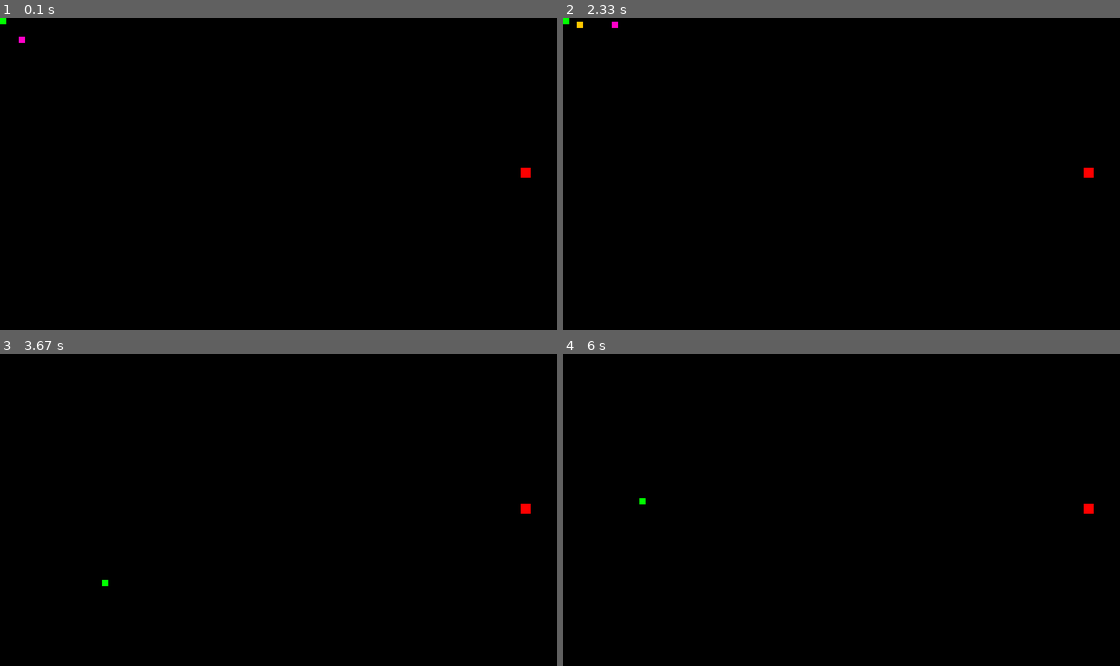
Above: before the commit, frames 1-4 (two rows, left to right).
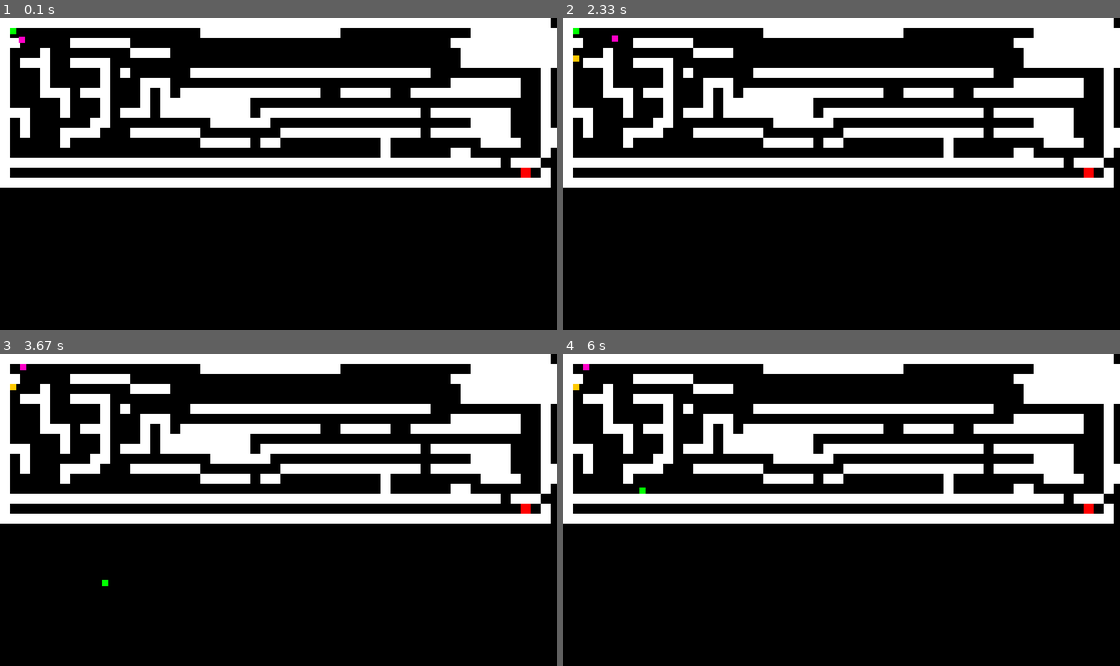
Above: after the commit, the same moments.

Repository: latuszek-piotr/gimnazjum-pygame
Game: pygame game, started from trening_kolizji.py
The game is run twice, just before and just after one commit, with the same random seed, the same clock (stepped at 60 frames per second) and the same inputs. The source is Python 2; it was converted automatically to run under Python 3.
Inputs (mouse positions are in pixels of both pictures, inside the frame that each line leads up to):
- Up to frame 1 (0.1 s): no input
- Up to frame 2 (2.33 s): hold D 0.33-0.8 s; hold W 0.83-1.13 s; hold Up 0.83-1.13 s; hold D 1.17-1.63 s; hold Right 1.17-1.63 s; hold A 1.67-2.2 s; hold Left 1.67-2.2 s; hold S from 2.23 s (still down); hold Down from 2.23 s (still down)
- Up to frame 3 (3.67 s): release S at 2.53 s; release Down at 2.53 s; hold A 2.57-2.97 s; hold Left 2.57-2.97 s; hold W 3-3.37 s; hold Up 3-3.37 s; click (105, 581) at 3.45 s
- Up to frame 4 (6 s): click (925, 400) at 3.78 s; click (1047, 619) at 4.12 s; click (908, 538) at 4.45 s; click (696, 394) at 4.78 s; click (852, 403) at 5.12 s; click (707, 447) at 5.45 s; click (640, 500) at 5.78 s

The runs differ from the first frame. In frame 1, 26% of the frame differs, in the area x 0-100%, y 0-55%; in frame 2, 26%; in frame 3, 26%; in frame 4, 26%.

Commit message:
przesuniecie gracza wedlug pakietu sieci

Diff:
--- a/heroesofpygame/main.py
+++ b/heroesofpygame/main.py
@@ -23,19 +23,19 @@
 screen = pygame.display.set_mode((1300, 650))
 
 net_connection = NetworkConnection()
-
-player1 = Wiktor()
-player2 = Dominik()
-player3 = Dawid()
-player4 = Piotr()
+players = {
+    "Wiktor":  Wiktor(),
+    "Dominik":  Dominik(),
+    "Dawid":  Dawid(),
+    "Piotr":  Piotr(),
+    }
+active_player = players["Wiktor"]
 
 flat1 = Flat(flat_1_data)
 
 all_objects = flat1.walls
-all_objects.append(player1)
-all_objects.append(player2)
-all_objects.append(player3)
-all_objects.append(player4)
+for player_name in players:
+    all_objects.append(players[player_name])
 
 running = True
 while running:
@@ -49,58 +49,70 @@
             running = False
 
     network_data = net_connection.receive()
+    # x=363, y=231, name=Wiktor
+
+    if network_data is not None:
+        parts = network_data.split(',')
+        #print parts
+        x = int(parts[0].split('=')[1])
+        y = int(parts[1].split('=')[1])
+        name = parts[2].split('=')[1]
+        if name != active_player.__class__.__name__:
+            moved_player = players[name]
+            moved_player.rect.x = x
+            moved_player.rect.y = y
 
     # Move the player if an arrow key is pressed
     key = pygame.key.get_pressed()
     if key[pygame.K_LEFT]:
-        nowa_pozycja = player1.move(-1, 0, all_objects)
+        nowa_pozycja = active_player.move(-1, 0, all_objects)
         net_connection.broadcast(data=nowa_pozycja)
     if key[pygame.K_RIGHT]:
-        nowa_pozycja = player1.move(1, 0, all_objects)
+        nowa_pozycja = active_player.move(1, 0, all_objects)
         net_connection.broadcast(data=nowa_pozycja)
     if key[pygame.K_UP]:
-        nowa_pozycja = player1.move(0, -1, all_objects)
+        nowa_pozycja = active_player.move(0, -1, all_objects)
         net_connection.broadcast(data=nowa_pozycja)
     if key[pygame.K_DOWN]:
-        nowa_pozycja = player1.move(0, 1, all_objects)
+        nowa_pozycja = active_player.move(0, 1, all_objects)
         net_connection.broadcast(data=nowa_pozycja)
 
-    if key[pygame.K_a]:
-        player2.move(-2, 0, all_objects)
-    if key[pygame.K_d]:
-        player2.move(2, 0, all_objects)
-    if key[pygame.K_w]:
-        player2.move(0, -2, all_objects)
-    if key[pygame.K_s]:
-        player2.move(0, 2, all_objects)
-
-    if key[pygame.K_j]:
-        player3.move(-2, 0, all_objects)
-    if key[pygame.K_l]:
-        player3.move(2, 0, all_objects)
-    if key[pygame.K_i]:
-        player3.move(0, -2, all_objects)
-    if key[pygame.K_k]:
-        player3.move(0, 2, all_objects)
-
-
-    if key[pygame.K_f]:
-        player4.move(-2, 0, all_objects)
-    if key[pygame.K_h]:
-        player4.move(2, 0, all_objects)
-    if key[pygame.K_t]:
-        player4.move(0, -2, all_objects)
-    if key[pygame.K_g]:
-        player4.move(0, 2, all_objects)
+    # if key[pygame.K_a]:
+    #     player2.move(-2, 0, all_objects)
+    # if key[pygame.K_d]:
+    #     player2.move(2, 0, all_objects)
+    # if key[pygame.K_w]:
+    #     player2.move(0, -2, all_objects)
+    # if key[pygame.K_s]:
+    #     player2.move(0, 2, all_objects)
+    #
+    # if key[pygame.K_j]:
+    #     player3.move(-2, 0, all_objects)
+    # if key[pygame.K_l]:
+    #     player3.move(2, 0, all_objects)
+    # if key[pygame.K_i]:
+    #     player3.move(0, -2, all_objects)
+    # if key[pygame.K_k]:
+    #     player3.move(0, 2, all_objects)
+    #
+    #
+    # if key[pygame.K_f]:
+    #     player4.move(-2, 0, all_objects)
+    # if key[pygame.K_h]:
+    #     player4.move(2, 0, all_objects)
+    # if key[pygame.K_t]:
+    #     player4.move(0, -2, all_objects)
+    # if key[pygame.K_g]:
+    #     player4.move(0, 2, all_objects)
 
 
     # Draw the scenea
     screen.fill((0, 0, 0))
     flat1.draw(screen)
 
-    player1.draw(screen)
-    player2.draw(screen)
-    player3.draw(screen)
-    player4.draw(screen)
+    active_player.draw(screen)
+    # player2.draw(screen)
+    # player3.draw(screen)
+    # player4.draw(screen)
 
     pygame.display.flip()
--- a/heroesofpygame/player.py
+++ b/heroesofpygame/player.py
@@ -19,7 +19,7 @@
                 # I have collision with him
                 self.collision(dx, dy, scene_object)
                 # and he has collision with me
-                scene_object.collision(dx, dy, self)
+                #scene_object.collision(dx, dy, self)
 
     def collides(self, other_scene_object):
         return self.rect.colliderect(other_scene_object.rect)
--- a/trening_kolizji.py
+++ b/trening_kolizji.py
@@ -86,7 +86,7 @@
 x = y = 0
 for row in level:
     for col in row:
-        if col == "w":
+        if col == "W":
             Wall((x, y))
         if col == "E":
             end_rect = pygame.Rect(x, y, 16, 16)
